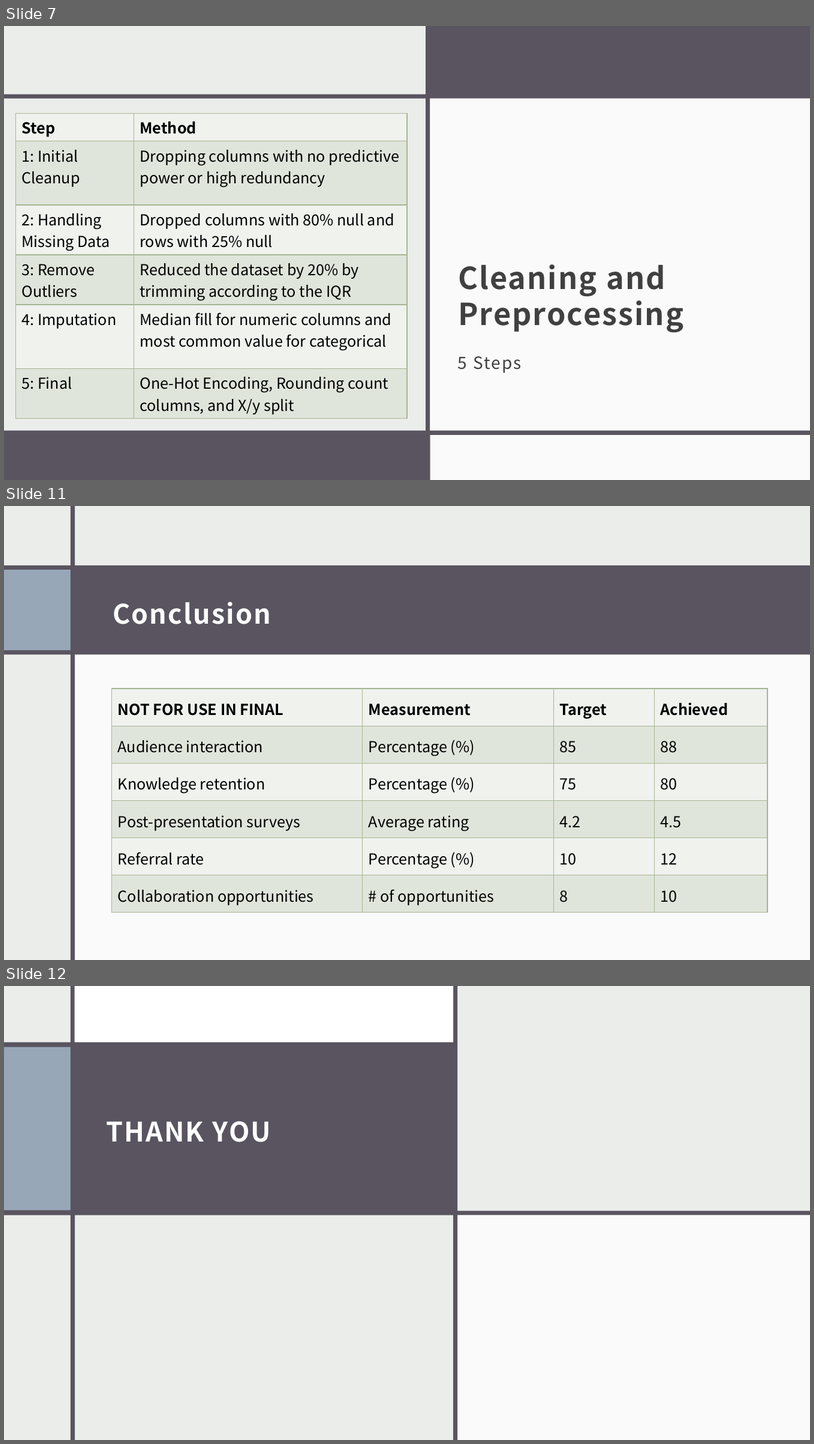
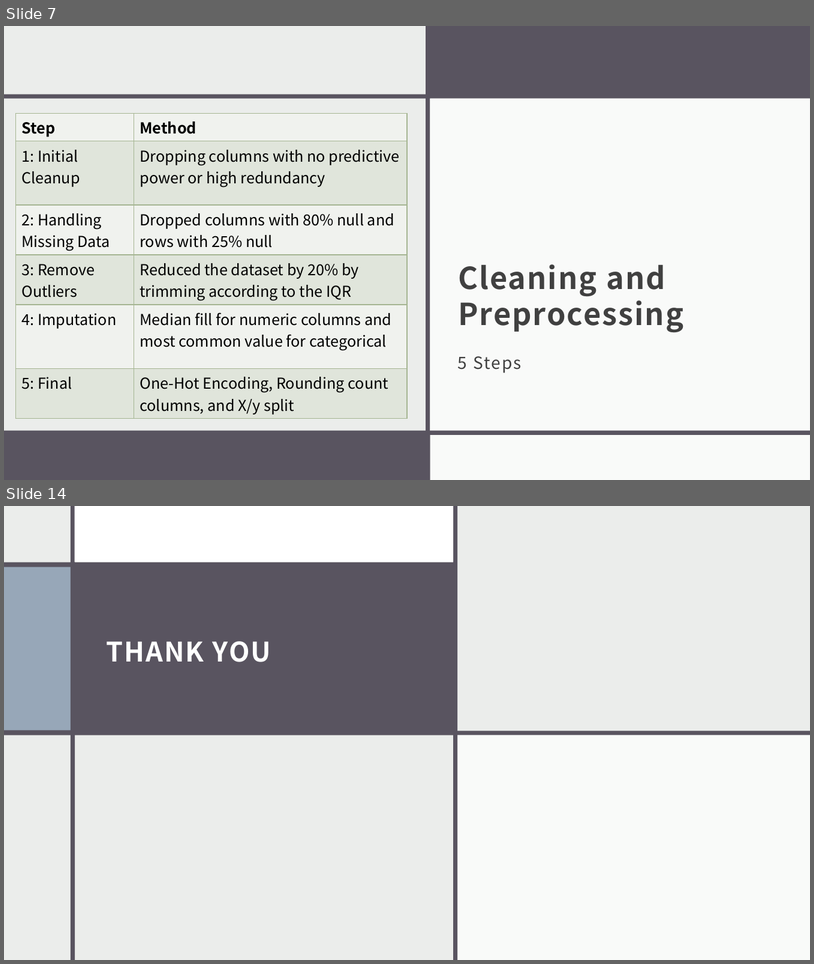
Before and after one commit to shmorhunmsds/ml_final_project, a slide deck: presentation.pptx. Shown one above the other, each under a label of ours: slides 7, 11 and 12 before the commit, slides 7 and 14 after it; the slides between them are not shown. The pictures are 814x1444 and 814x964 pixels, drawn with LibreOffice and Linux fonts; fonts in the diff are those of the drawing. Boxes give left, top, right and bottom in pixels: in the first picture for what was removed or moved away, otherwise in the second. Text is boxed around its words. In the diff, an @@ line names an element or a change of style, - is before the commit and + after.

```diff
--- a/presentation.pptx
+++ b/presentation.pptx
@@ slide 11 removed at [4, 506, 810, 960], background #EBEDEB; not listed: 4 template elements that a slide beside it also shows @@
@@ rectangle removed at [4, 565, 810, 654] @@
@@ rectangle removed at [4, 570, 71, 650] @@
@@ title removed at [113, 601, 271, 624] @@
-Conclusion
@@ rectangle removed at [73, 647, 810, 960] @@
@@ table removed at [111, 688, 768, 913], 6 rows, 4 columns @@
-NOT FOR USE IN FINAL | Measurement | Target | Achieved
-Audience interaction | Percentage (%) | 85 | 88
-Knowledge retention | Percentage (%) | 75 | 80
-Post-presentation surveys | Average rating | 4.2 | 4.5
-Referral rate | Percentage (%) | 10 | 12
-Collaboration opportunities | # of opportunities | 8 | 10
@@ what was slide 12 is now slide 14 @@
```
Also in this commit, not shown: 1 slide changed, 5 slides added, 2 other slides removed.
